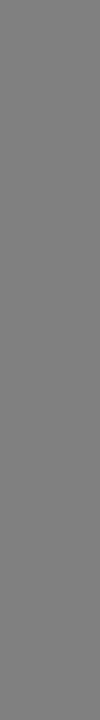
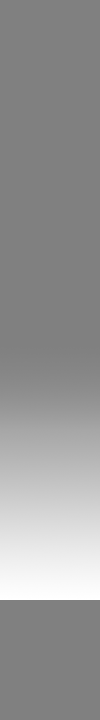
Layers edited between the first and the second 100 × 720 image:
added layer "Rectangle 4" above "BACKGROUND" over bbox(0, 357, 100, 600)
hid group "BACKGROUND" (2 layers) over bbox(0, 357, 100, 600)
